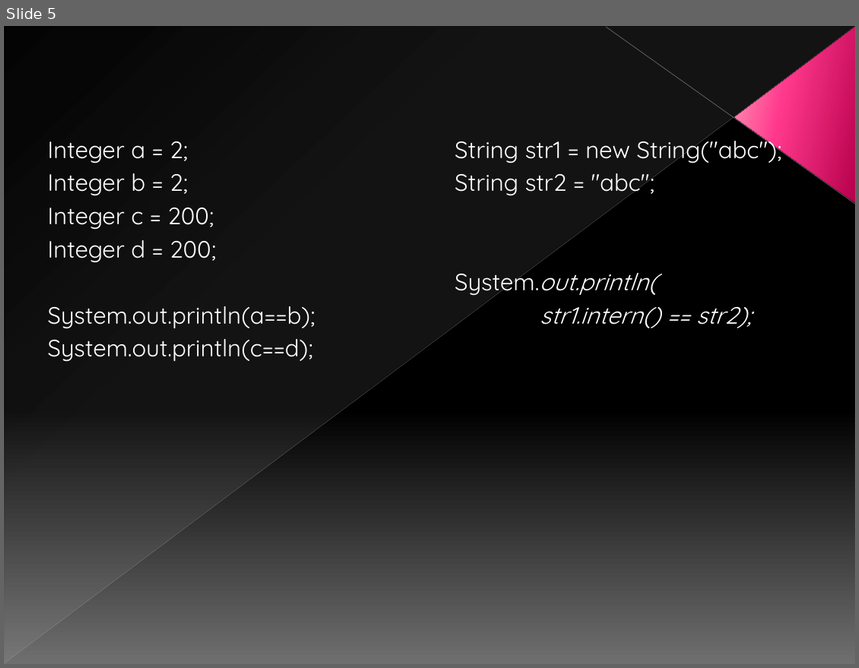
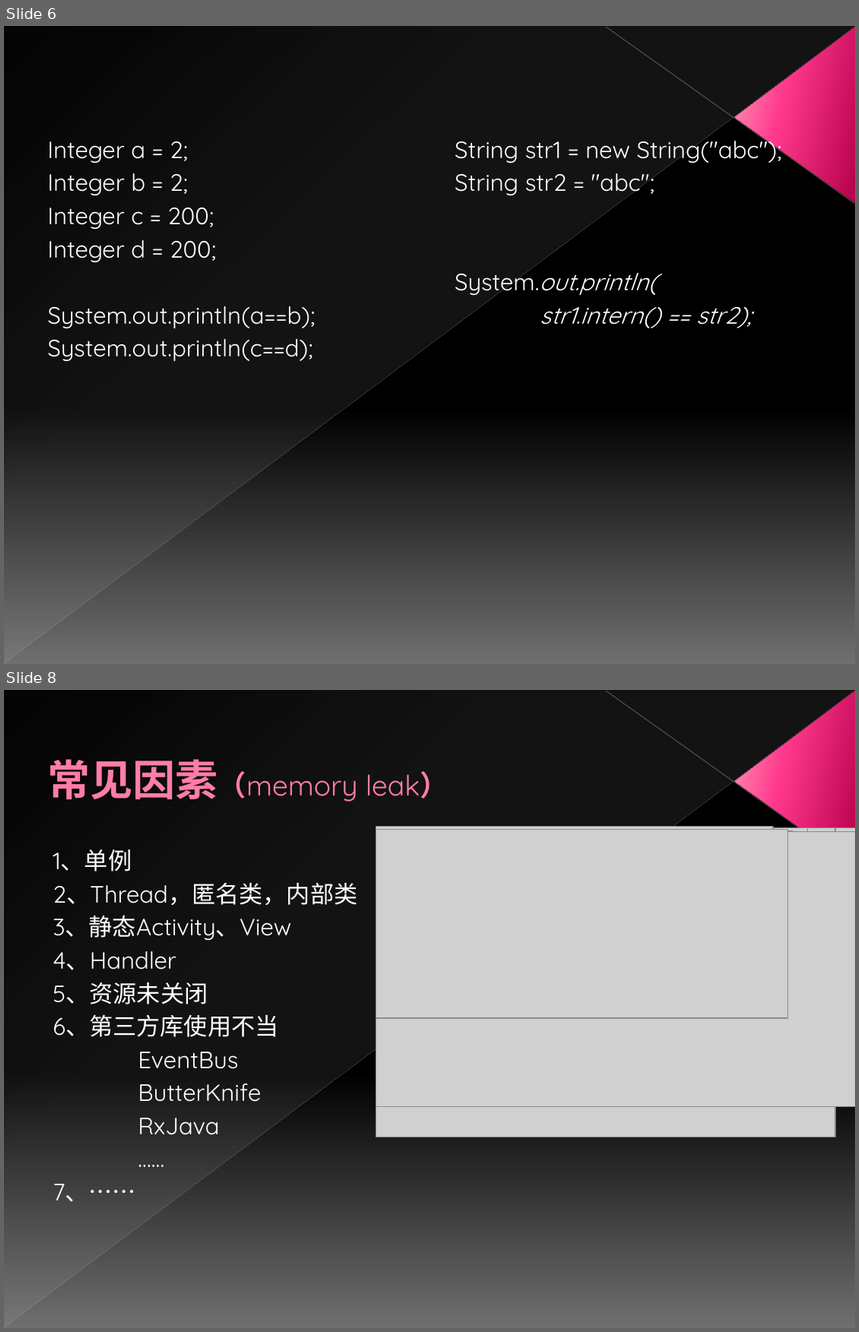
Before and after one commit to Horizonxy/mango, a slide deck: Android内存分析.ppt. Shown one above the other, each under a label of ours: slide 5 before the commit, slides 6 and 8 after it; the slides between them are not shown. The pictures are 859x668 and 859x1332 pixels, drawn with LibreOffice and Linux fonts; fonts in the diff are those of the drawing; grey boxes stand for pictures. Boxes give left, top, right and bottom in pixels: in the first picture for what was removed or moved away, otherwise in the second. Text is boxed around its words. In the diff, an @@ line names an element or a change of style, - is before the commit and + after.

```diff
--- a/Android内存分析.ppt
+++ b/Android内存分析.ppt
@@ slide 8 added at [4, 690, 855, 1328], background gradient #000000 to #707070; not listed: 4 template elements that a slide beside it also shows @@
@@ title added at [48, 759, 449, 802], 24 pt, text #FF7DA7 @@
+常见因素（memory leak）
@@ picture added at [376, 826, 773, 1089] @@
@@ picture added at [376, 828, 855, 1091] @@
@@ picture added at [376, 828, 835, 1138] @@
@@ picture added at [376, 828, 807, 1103] @@
@@ picture added at [376, 831, 793, 1054] @@
@@ picture added at [376, 831, 855, 1107] @@
@@ picture added at [376, 830, 788, 1018] @@
@@ text added at [53, 850, 357, 1202], 20 pt, text #FFFFFF @@
+1、单例
+2、Thread，匿名类，内部类
+3、静态Activity、View
+4、Handler
+5、资源未关闭
+6、第三方库使用不当
+EventBus
+ButterKnife
+RxJava
+……
+7、……
@@ what was slide 5 is now slide 6 @@
```
Also in this commit, not shown: 1 slide changed, 2 other slides added, 1 slide removed.
